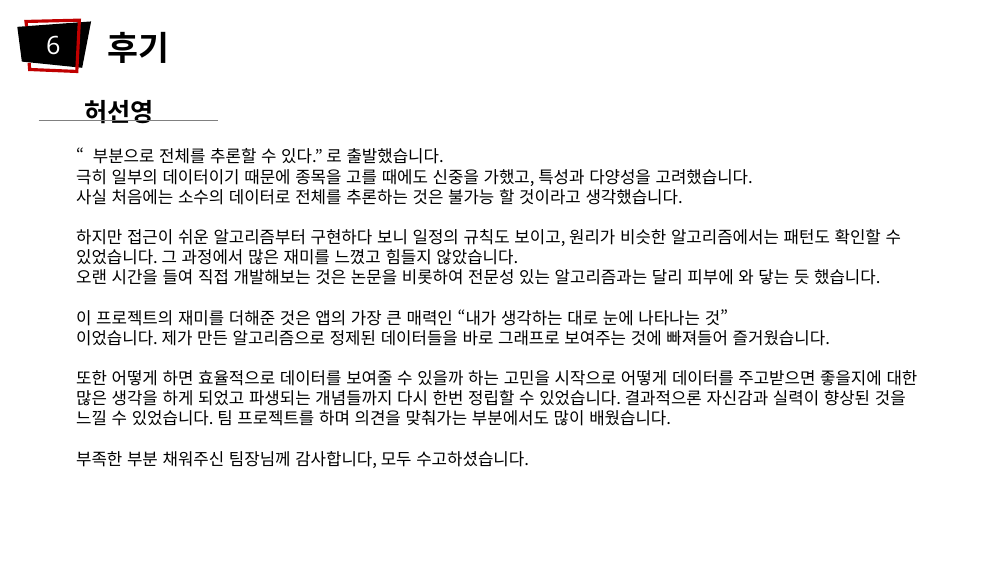
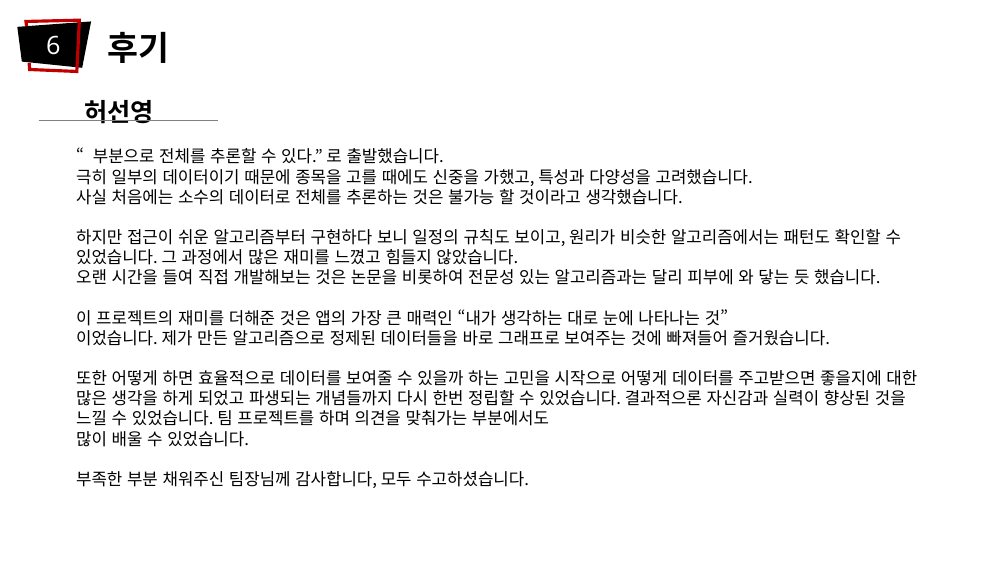
Before and after one commit to freean2468/ProjectNext, a slide deck: slide 16 of doc/ProjectNext.pptx. Drawn at 1008x567 pixels with LibreOffice and Linux fonts; fonts in the diff are those of the drawing. Boxes give left, top, right and bottom in pixels: in the first picture for what was removed or moved away, otherwise in the second. Text is boxed around its words. In the diff, an @@ line names an element or a change of style, - is before the commit and + after.

Commit message:
문서 업데이트

```diff
--- a/doc/ProjectNext.pptx
+++ b/doc/ProjectNext.pptx
@@ text at [76, 370, 917, 447]: text changed @@
-또한 어떻게 하면 효율적으로 데이터를 보여줄 수 있을까 하는 고민을 시작으로 어떻게 데이터를 주고받으면 좋을지에 대한 많은 생각을 하게 되었고 파생되는 개념들까지 다시 한번 정립할 수 있었습니다. 결과적으론 자신감과 실력이 향상된 것을 느낄 수 있었습니다. 팀 프로젝트를 하며 의견을 맞춰가는 부분에서도 많이 배웠습니다.
+또한 어떻게 하면 효율적으로 데이터를 보여줄 수 있을까 하는 고민을 시작으로 어떻게 데이터를 주고받으면 좋을지에 대한 많은 생각을 하게 되었고 파생되는 개념들까지 다시 한번 정립할 수 있었습니다. 결과적으론 자신감과 실력이 향상된 것을 느낄 수 있었습니다. 팀 프로젝트를 하며 의견을 맞춰가는 부분에서도
+많이 배울 수 있었습니다.
```
Also in this commit, not shown: 6 other slides changed, 3 other files.
